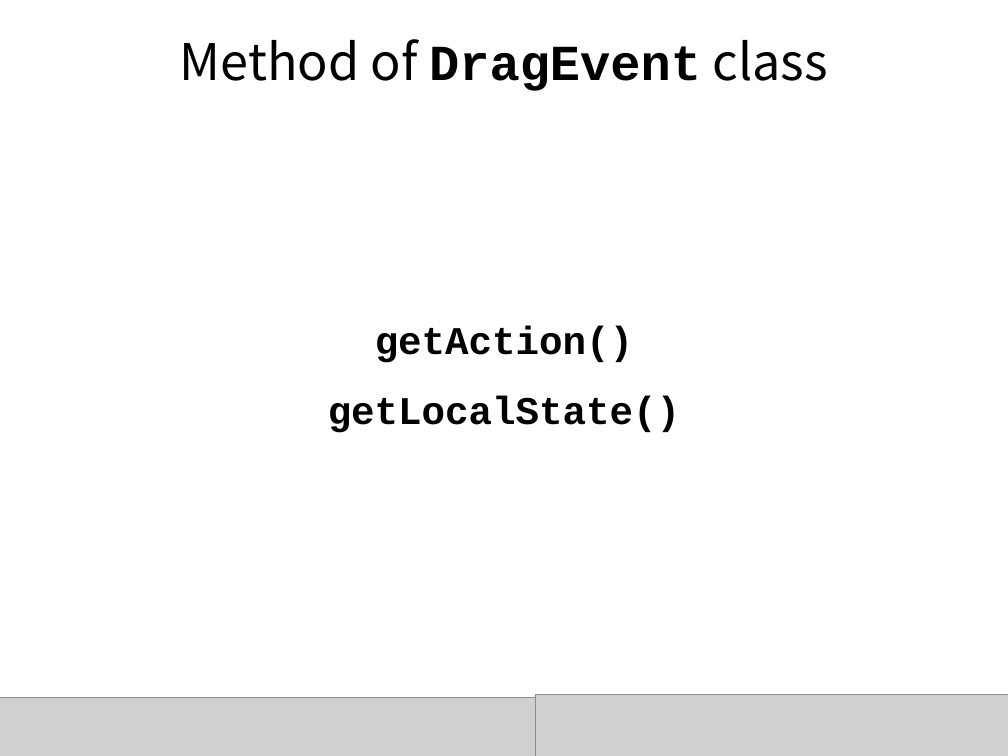
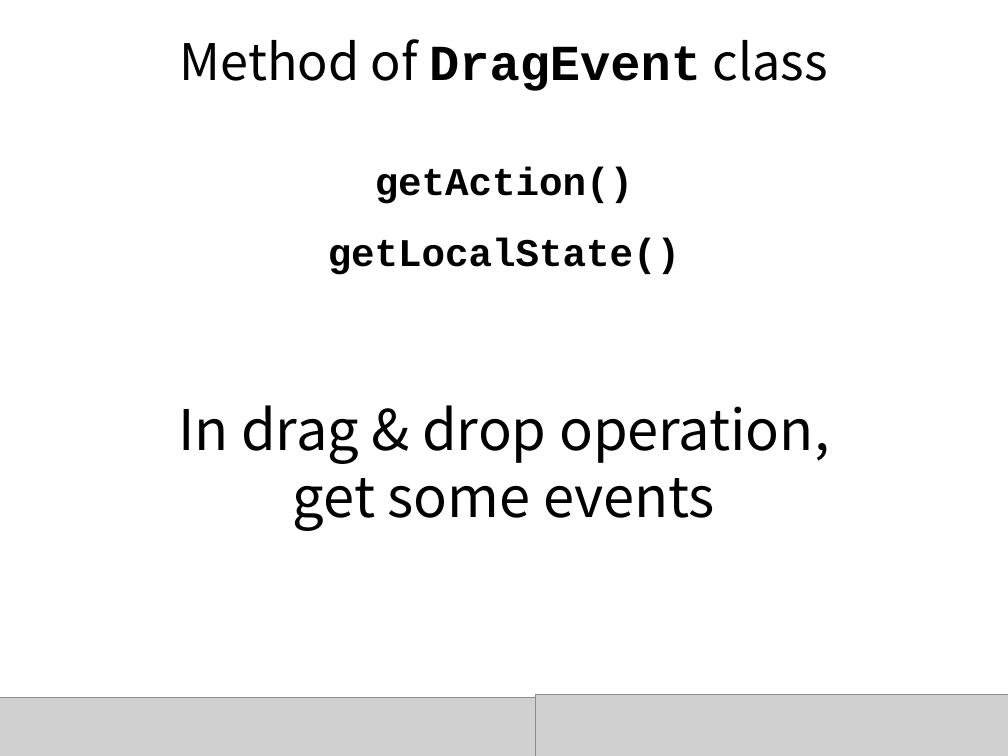
Before and after one commit to daehwa/world-friends-Uzbekistan-android, a slide deck: slide 11 of day5/Hanbok Dress up.pptx. Drawn at 1008x756 pixels with LibreOffice and Linux fonts; fonts in the diff are those of the drawing; grey boxes stand for pictures. Boxes give left, top, right and bottom in pixels: in the first picture for what was removed or moved away, otherwise in the second. Text is boxed around its words. In the diff, an @@ line names an element or a change of style, - is before the commit and + after.

Commit message:
Hanbok dress up : drag & drop

```diff
--- a/day5/Hanbok Dress up.pptx
+++ b/day5/Hanbok Dress up.pptx
@@ text "getAction()" moved from (x1=328, y1=326, x2=680, y2=433) to (x1=328, y1=167, x2=680, y2=275) @@
@@ text added at (x1=178, y1=405, x2=829, y2=531), 40 pt, text #000000 @@
+In drag & drop operation,
+get some events
```
Also in this commit, not shown: 11 other slides changed, 4 slides added, 1 slide removed, 2 other files.
